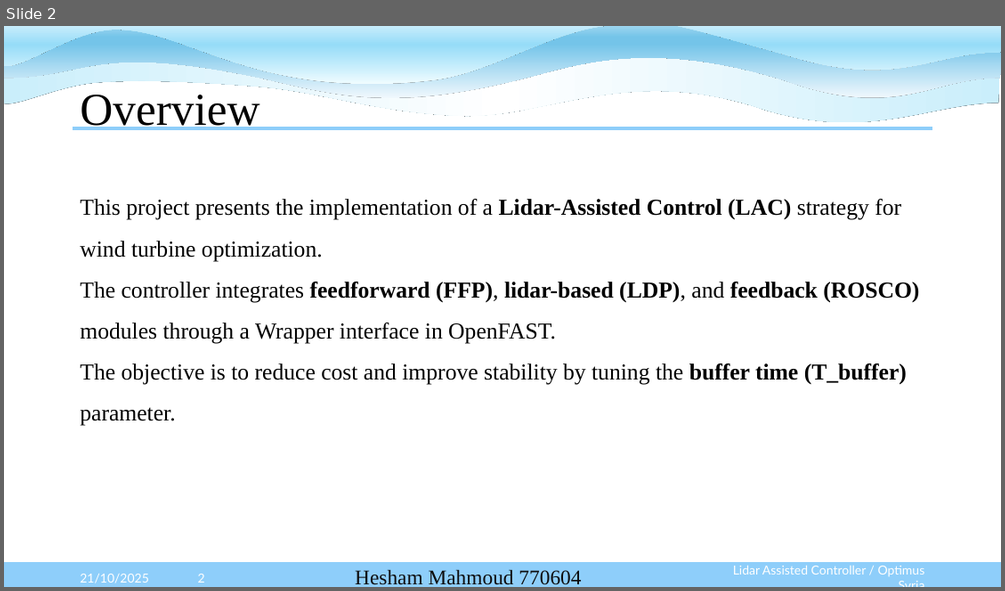
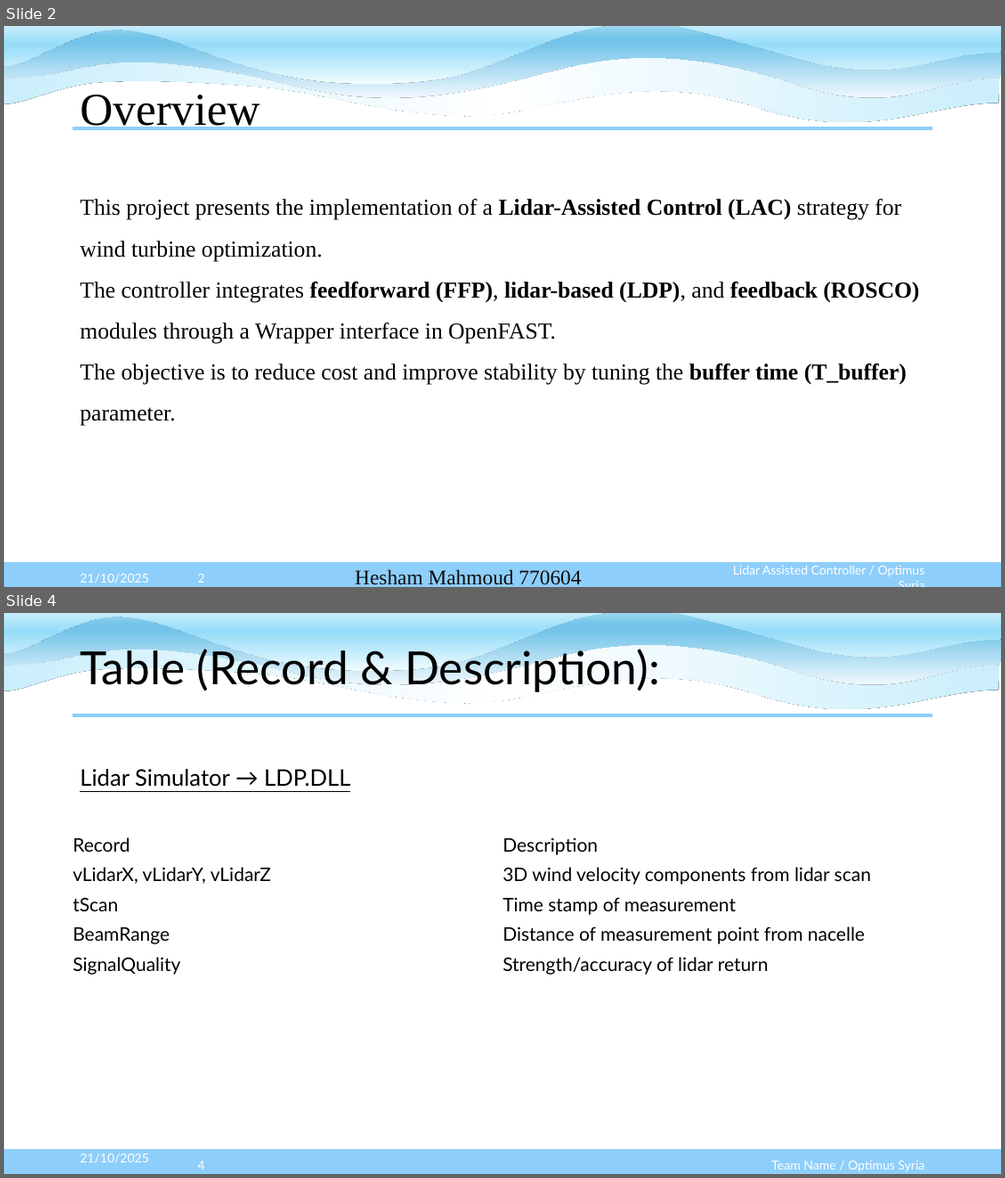
Before and after one commit to Karim-bakhtyar/Optimus-Syria-WEC, a slide deck: 3_Presentations/week 4/Week4 Lidar assisted control.pptx. Shown one above the other, each under a label of ours: slide 2 before the commit, slides 2 and 4 after it; the slides between them are not shown. The pictures are 1005x591 and 1005x1178 pixels, drawn with LibreOffice and Linux fonts; fonts in the diff are those of the drawing. Boxes give left, top, right and bottom in pixels: in the first picture for what was removed or moved away, otherwise in the second. Text is boxed around its words. In the diff, an @@ line names an element or a change of style, - is before the commit and + after.

```diff
--- a/3_Presentations/week 4/Week4 Lidar assisted control.pptx
+++ b/3_Presentations/week 4/Week4 Lidar assisted control.pptx
@@ slide 4 added at <box>4,613,1001,1174</box>, background #FFFFFF; not listed: 8 template elements that a slide beside it also shows @@
@@ title added at <box>80,645,660,693</box>, 44 pt, text #000000 @@
+Table (Record & Description):
@@ text added at <box>80,769,350,787</box>, 22 pt, text #000000, underline @@
+Lidar Simulator → LDP.DLL
@@ table added at <box>65,829,925,979</box>, 5 rows, 2 columns @@
+Record | Description
+vLidarX, vLidarY, vLidarZ | 3D wind velocity components from lidar scan
+tScan | Time stamp of measurement
+BeamRange | Distance of measurement point from nacelle
+SignalQuality | Strength/accuracy of lidar return
@@ text added at <box>80,1153,148,1163</box>, 12 pt, text #FFFFFF @@
+21/10/2025
@@ page number added at <box>198,1160,205,1169</box>, 12 pt, text #FFFFFF @@
+4
@@ text added at <box>771,1160,924,1172</box>, 12 pt, text #FFFFFF @@
+Team Name / Optimus Syria
```
Also in this commit, not shown: 2 slides changed, 4 other slides added, 7 slides removed.
